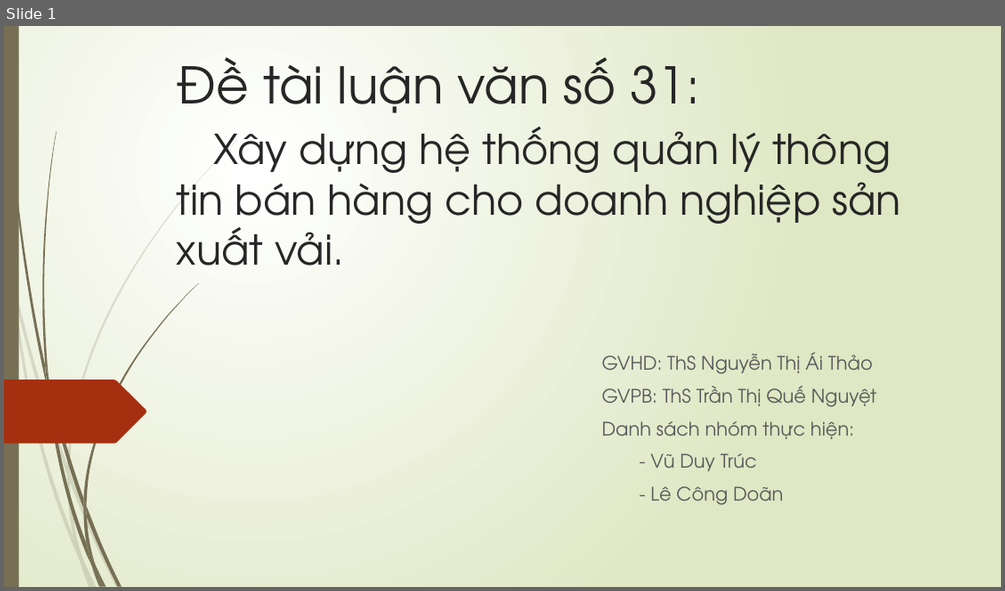
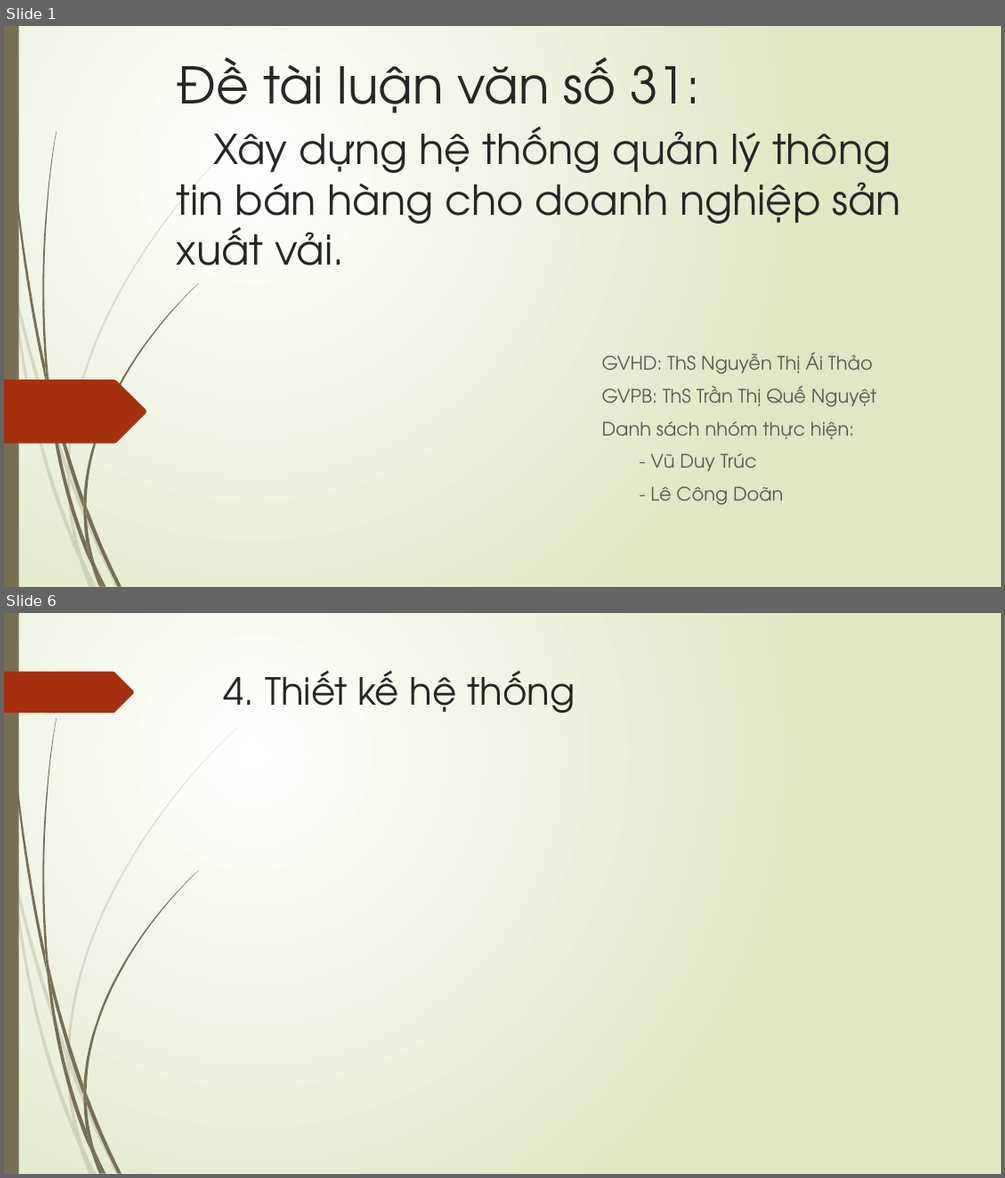
Before and after one commit to doanlecong/LVTN, a slide deck: docs/slide trình cô - bản 1.pptx. Shown one above the other, each under a label of ours: slide 1 before the commit, slides 1 and 6 after it; the slides between them are not shown. The pictures are 1005x591 and 1005x1178 pixels, drawn with LibreOffice and Linux fonts; fonts in the diff are those of the drawing. Boxes give left, top, right and bottom in pixels: in the first picture for what was removed or moved away, otherwise in the second. Text is boxed around its words. In the diff, an @@ line names an element or a change of style, - is before the commit and + after.

```diff
--- a/docs/slide trình cô - bản 1.pptx
+++ b/docs/slide trình cô - bản 1.pptx
@@ slide 6 added at box(4, 613, 1001, 1174), background gradient #FFFFFF to #DFE8C4; not listed: 23 template elements that a slide beside it also shows @@
@@ freeform shape added at box(4, 672, 134, 713), fill #A53010 @@
@@ title added at box(224, 670, 574, 713), 36 pt, text #262626 @@
+4. Thiết kế hệ thống
```
Also in this commit, not shown: 1 slide changed, 7 other slides added, 2 slides removed.
